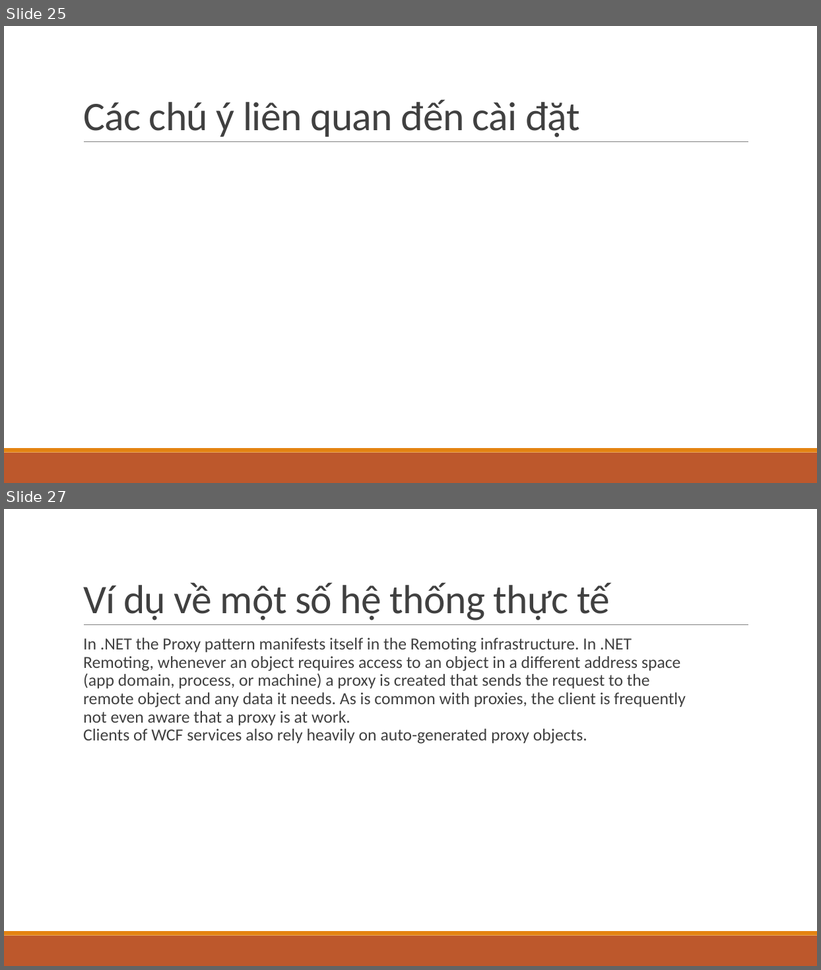
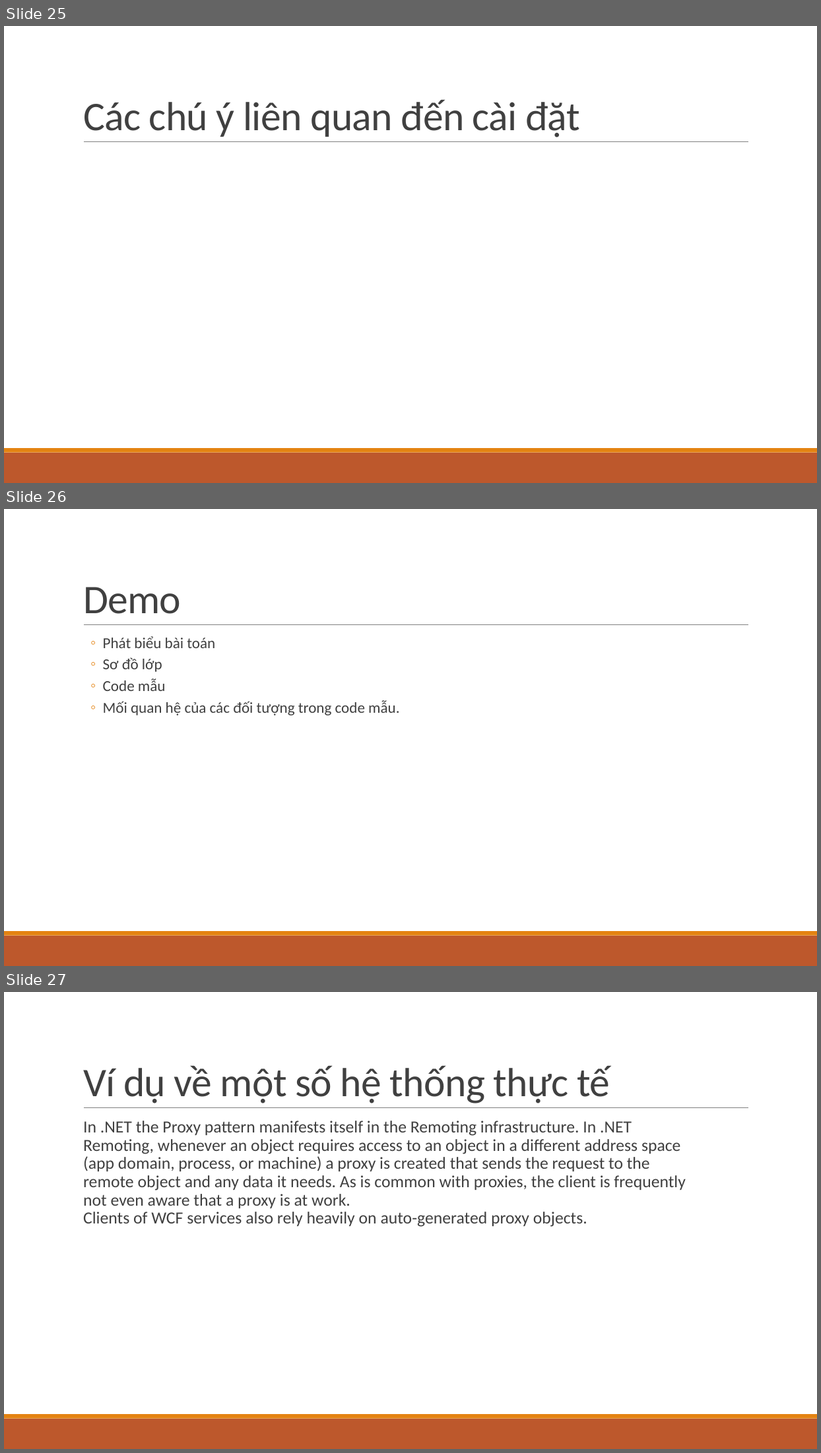
Before and after one commit to ChrisJamison/design_pattern, a slide deck: DP version 1.1.pptx. Shown one above the other, each under a label of ours: slides 25 and 27 before the commit, slides 25, 26 and 27 after it; the slides between them are not shown. The pictures are 821x970 and 821x1453 pixels, drawn with LibreOffice and Linux fonts; fonts in the diff are those of the drawing. Boxes give left, top, right and bottom in pixels: in the first picture for what was removed or moved away, otherwise in the second. Text is boxed around its words. In the diff, an @@ line names an element or a change of style, - is before the commit and + after.

```diff
--- a/DP version 1.1.pptx
+++ b/DP version 1.1.pptx
@@ slide 26 added at (4, 509, 817, 966), background #FFFFFF; not listed: 3 template elements that a slide beside it also shows @@
@@ title added at (83, 587, 181, 614), 48 pt, text #404040 @@
+Demo
@@ text added at (103, 636, 399, 716), 18 pt, text #404040 @@
+  ◦ Phát biểu bài toán
+  ◦ Sơ đồ lớp
+  ◦ Code mẫu
+  ◦ Mối quan hệ của các đối tượng trong code mẫu.
```
Also in this commit, not shown: 8 slides changed, 1 slide removed.
